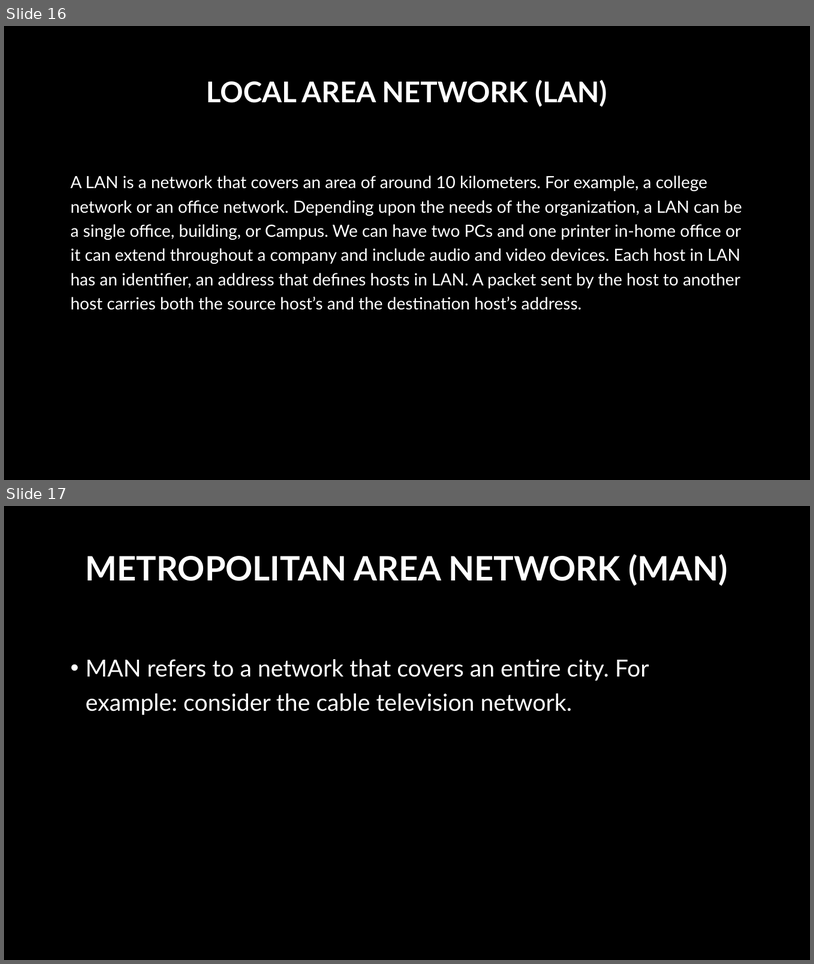
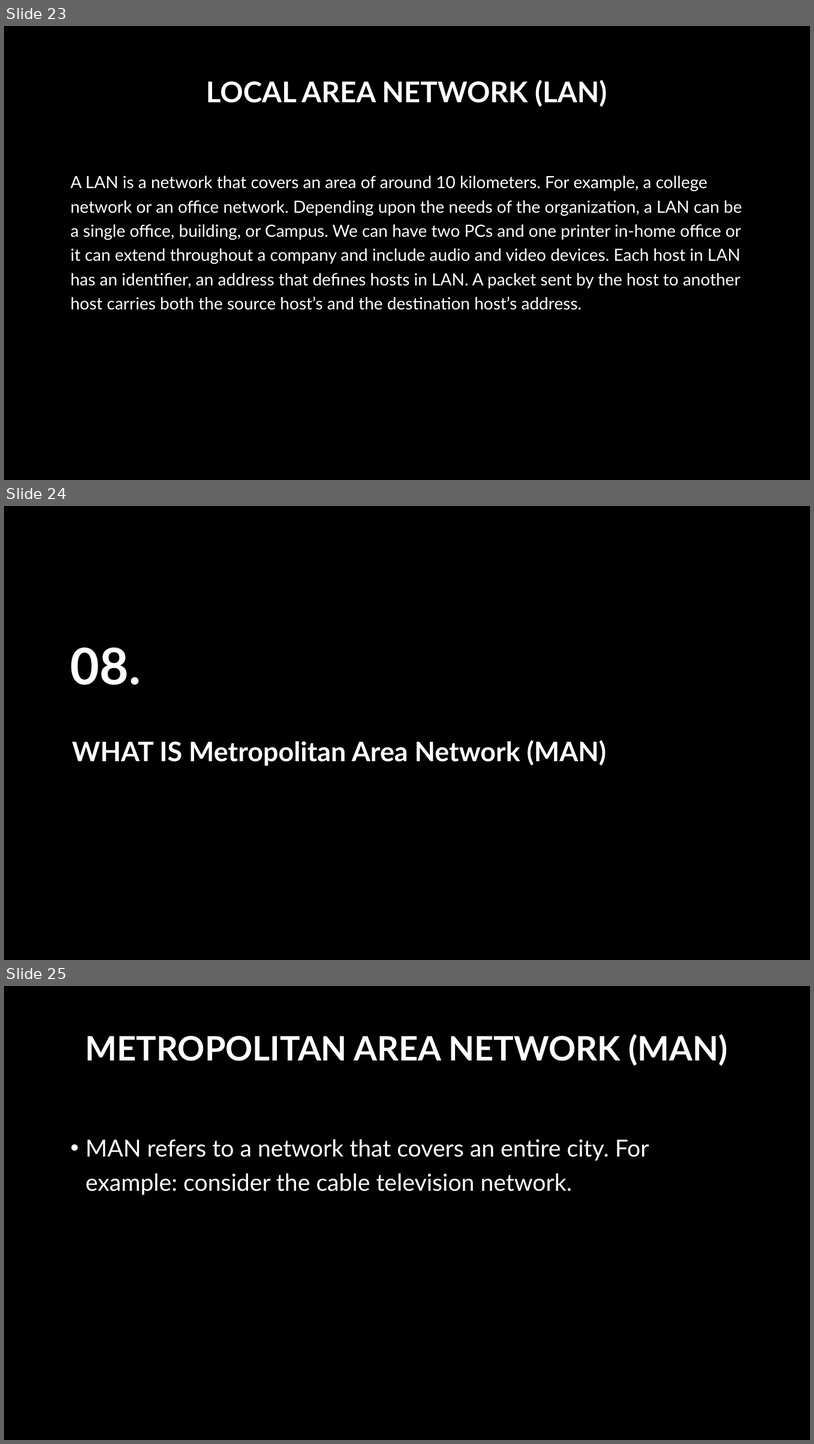
Before and after one commit to Yaelmae20/cs2022, a slide deck: COMPUTER NETWORK YAEL MAE TULAGAN.pptx. Shown one above the other, each under a label of ours: slides 16 and 17 before the commit, slides 23, 24 and 25 after it. The pictures are 814x964 and 814x1444 pixels, drawn with LibreOffice and Linux fonts; fonts in the diff are those of the drawing; background and template pictures are left out. Boxes give left, top, right and bottom in pixels: in the first picture for what was removed or moved away, otherwise in the second. Text is boxed around its words. In the diff, an @@ line names an element or a change of style, - is before the commit and + after.

```diff
--- a/COMPUTER NETWORK YAEL MAE TULAGAN.pptx
+++ b/COMPUTER NETWORK YAEL MAE TULAGAN.pptx
@@ slide 24 added at <box>4,506,810,960</box>, background picture (left out) @@
@@ title added at <box>71,647,141,685</box>, 60 pt, text #FFFFFF, bold @@
+08.
@@ text added at <box>72,740,607,766</box>, 32 pt, text #FFFFFF, bold @@
+WHAT IS Metropolitan Area Network (MAN)
@@ what was slide 16 is now slide 23 @@
@@ what was slide 17 is now slide 25 @@
```
Also in this commit, not shown: 9 other slides added, 1 slide removed.
